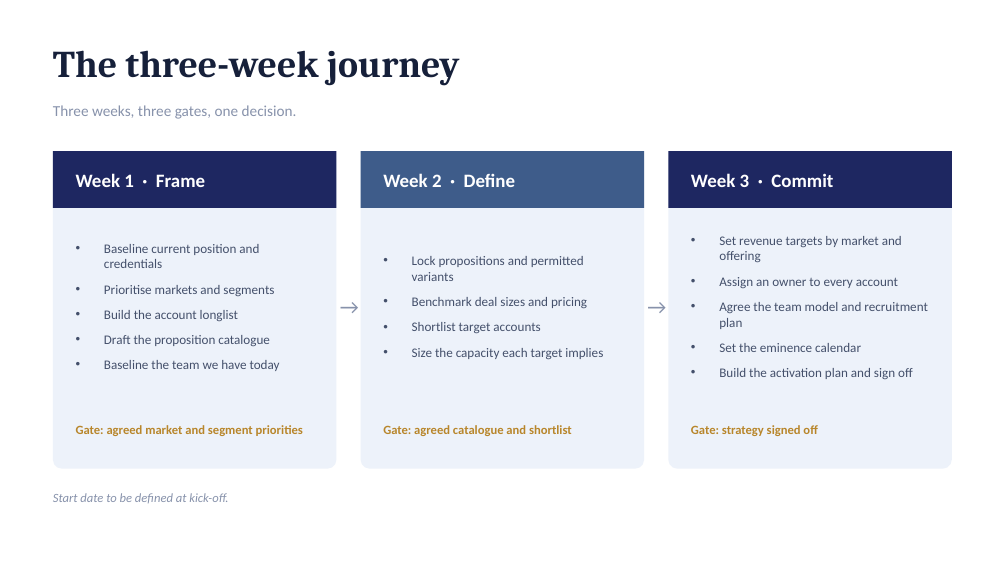
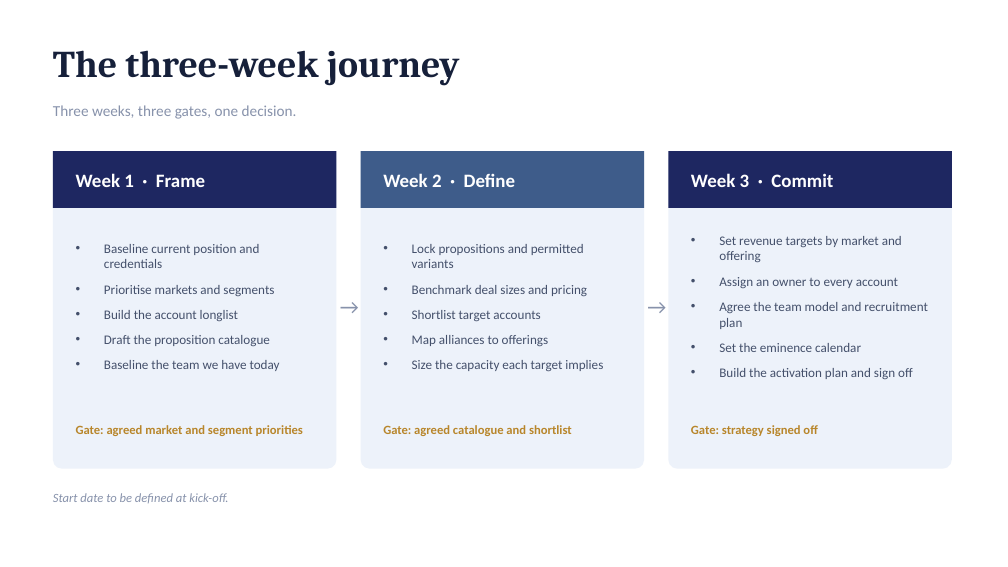
Before and after one commit to dhajjar-cyber/bae, a slide deck: slide 10 of FSI strategy/EAIND-FSI-Strategy-Development-Plan.pptx (slide 9 before the commit). Drawn at 1008x567 pixels with LibreOffice and Linux fonts; fonts in the diff are those of the drawing. Boxes give left, top, right and bottom in pixels: in the first picture for what was removed or moved away, otherwise in the second. Text is boxed around its words. In the diff, an @@ line names an element or a change of style, - is before the commit and + after.

```diff
--- a/FSI strategy/EAIND-FSI-Strategy-Development-Plan.pptx
+++ b/FSI strategy/EAIND-FSI-Strategy-Development-Plan.pptx
@@ text at (412, 335, 548, 346): paragraph added @@
+• Map alliances to offerings
```
Also in this commit, not shown: 3 other slides changed, 1 slide added, 2 other files.
